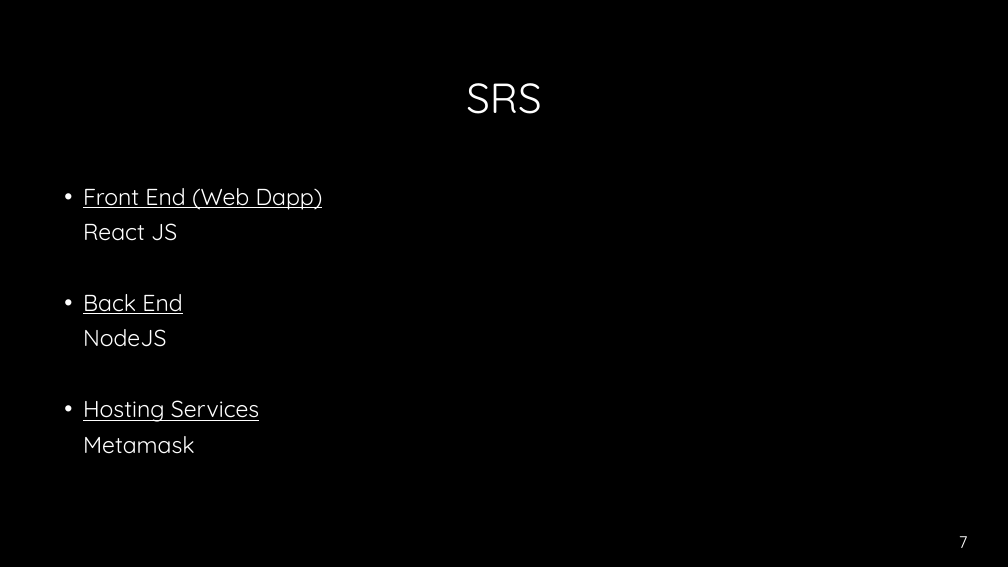
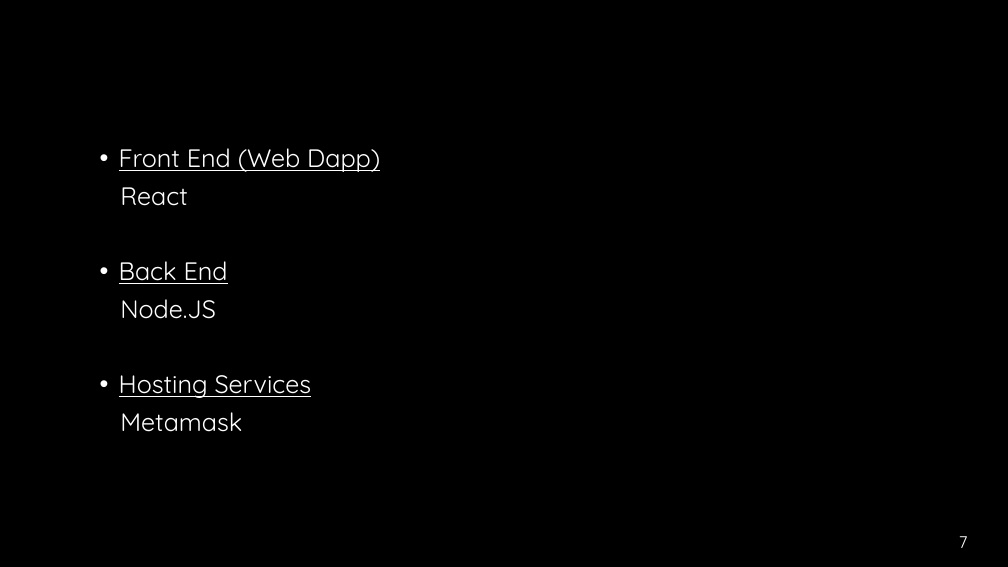
Before and after one commit to Annsunny595/ppt, a slide deck: slide 7 of Presentation PROJECT.pptx. Drawn at 1008x567 pixels with LibreOffice and Linux fonts; fonts in the diff are those of the drawing; background and template pictures are left out. Boxes give left, top, right and bottom in pixels: in the first picture for what was removed or moved away, otherwise in the second. Text is boxed around its words. In the diff, an @@ line names an element or a change of style, - is before the commit and + after.

```diff
--- a/Presentation PROJECT.pptx
+++ b/Presentation PROJECT.pptx
@@ title removed at (466, 83, 541, 114) @@
-SRS
@@ text "Front End (Web Dapp)": place and size @@
-text "Front End (Web Dapp)" at (83, 188, 323, 454)
+text "Front End (Web Dapp)" at (119, 148, 380, 432)
@@ text at (119, 148, 380, 432): size 22 to 24 pt in "Front End (Web Dapp)", "Back End", "Hosting Services", "Metamask" @@
@@ text at (120, 187, 188, 206): text changed; size 22 to 24 pt @@
-React JS
+React
@@ text at (120, 299, 216, 319): text changed; size 22 to 24 pt @@
-NodeJS
+Node.JS
```
Also in this commit, not shown: 7 other slides changed, 5 slides removed.
